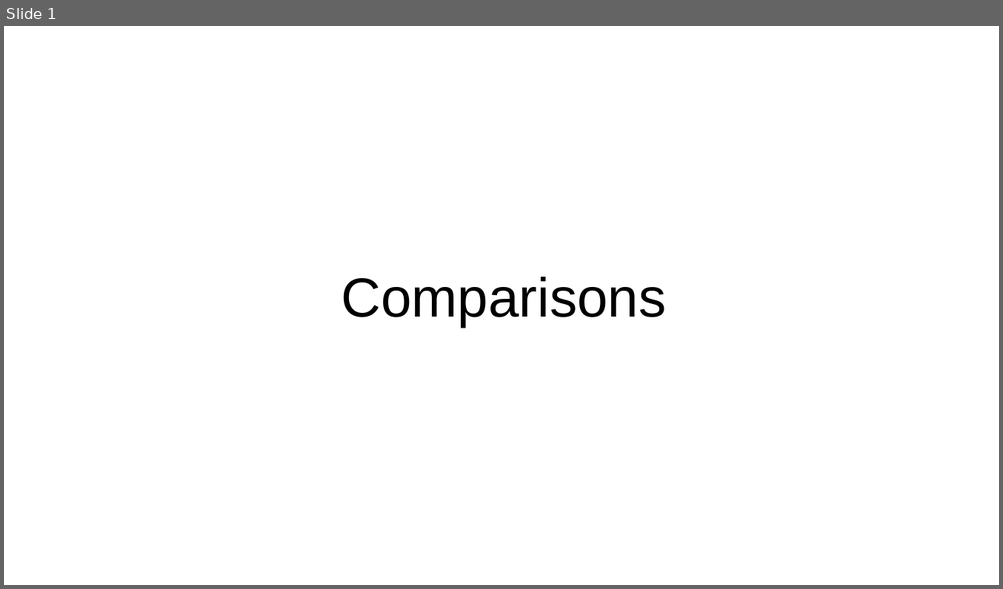
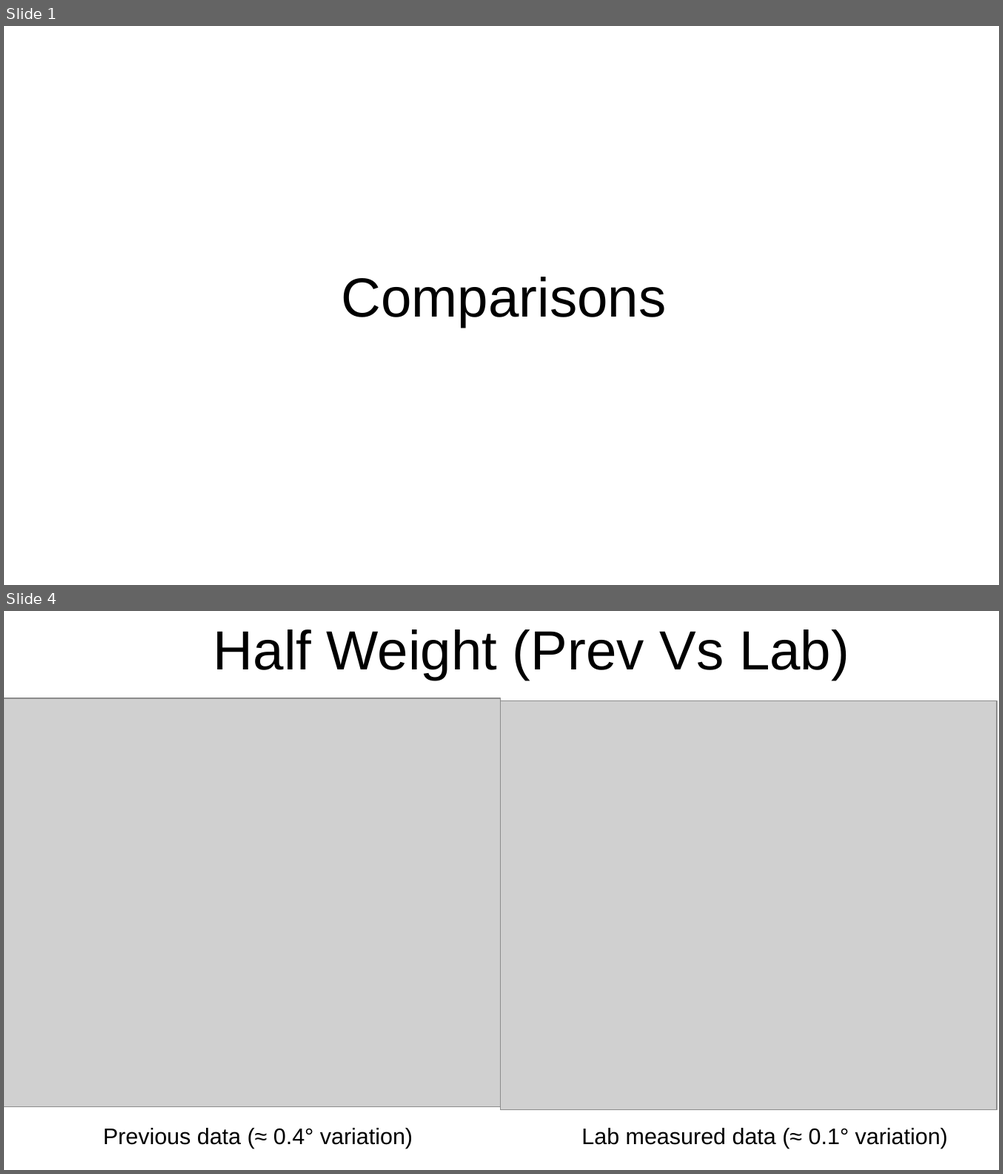
Before and after one commit to AneeshTallam/HiWi_Repository, a slide deck: Robotic arm/Plots/Plot comparisons.odp. Shown one above the other, each under a label of ours: slide 1 before the commit, slides 1 and 4 after it; the slides between them are not shown. The pictures are 1003x589 and 1003x1174 pixels, drawn with LibreOffice and Linux fonts; fonts in the diff are those of the drawing; grey boxes stand for pictures. Boxes give left, top, right and bottom in pixels: in the first picture for what was removed or moved away, otherwise in the second. Text is boxed around its words. In the diff, an @@ line names an element or a change of style, - is before the commit and + after.

Commit message:
Created comparisons between previous and lab data, also lab Vs lab data

```diff
--- a/Robotic arm/Plots/Plot comparisons.odp
+++ b/Robotic arm/Plots/Plot comparisons.odp
@@ slide 4 added at [4,611,999,1170], background #FFFFFF @@
@@ title added at [213,629,849,680], 44 pt, text #000000 @@
+Half Weight (Prev Vs Lab)
@@ picture added at [4,698,501,1108] @@
@@ picture added at [501,701,997,1110] @@
@@ text added at [103,1128,948,1149], 18 pt, text #000000 @@
+Previous data (≈ 0.4° variation) Lab measured data (≈ 0.1° variation)
```
Also in this commit, not shown: 2 slides changed, 2 other slides added, 1 other file.
